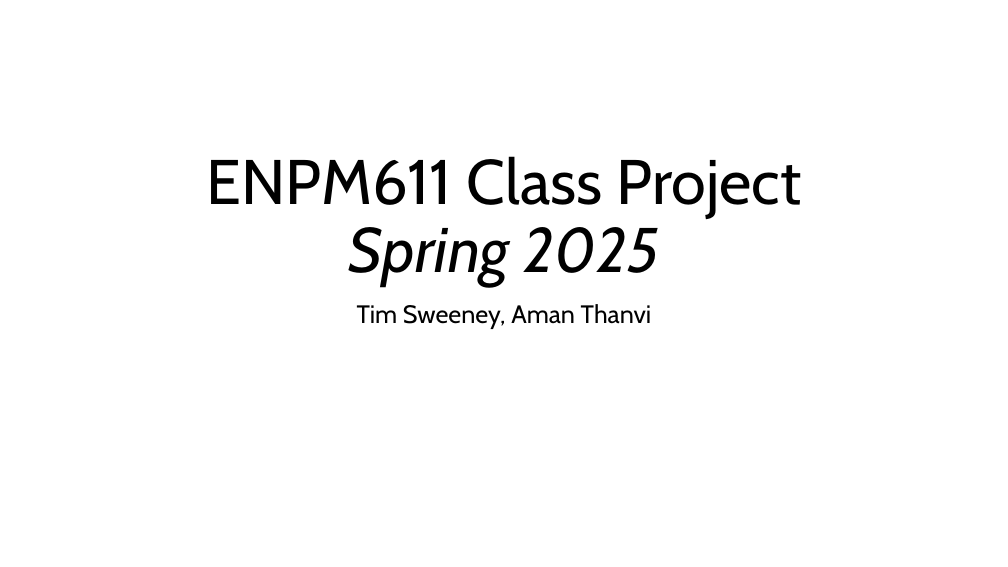
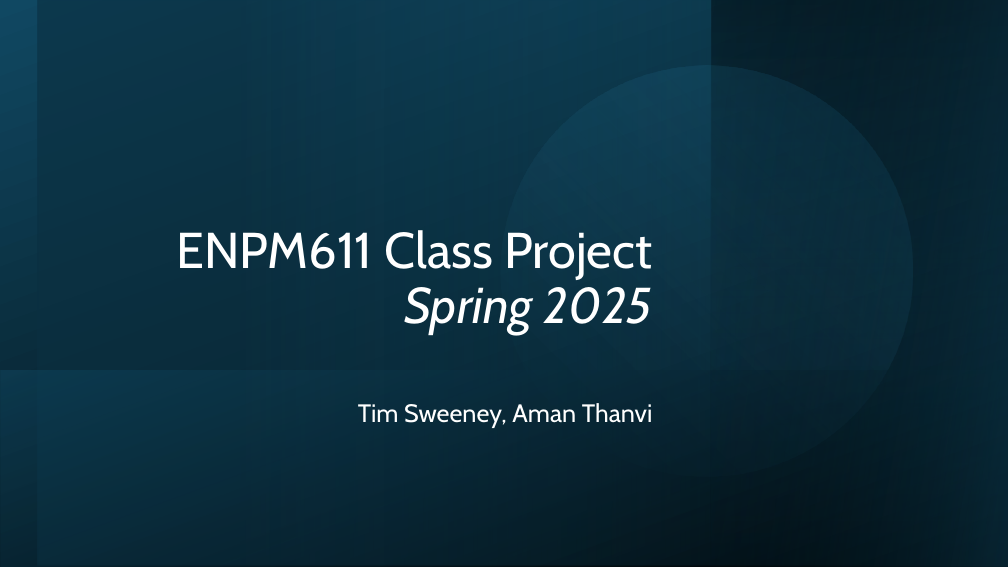
Before and after one commit to timsweeney7/enpm611-project-app, a slide deck: slide 1 of presentation/Presentation1.pptx. Drawn at 1008x567 pixels with LibreOffice and Linux fonts; fonts in the diff are those of the drawing. Boxes give left, top, right and bottom in pixels: in the first picture for what was removed or moved away, otherwise in the second. Text is boxed around its words. In the diff, an @@ line names an element or a change of style, - is before the commit and + after.

```diff
--- a/presentation/Presentation1.pptx
+++ b/presentation/Presentation1.pptx
@@ rectangle added at (x1=0, y1=0, x2=1008, y2=567), fill gradient #000000 to #104862 @@
@@ rectangle added at (x1=38, y1=0, x2=1008, y2=566), fill gradient #0B3041 to #156082 @@
@@ ellipse added at (x1=453, y1=18, x2=960, y2=523), fill gradient #156082 to #46B1E1 @@
@@ rectangle added at (x1=711, y1=0, x2=1008, y2=567), fill gradient #104862 to #000000 @@
@@ rectangle added at (x1=712, y1=0, x2=1008, y2=567), fill gradient #104862 to #000000 @@
@@ title "ENPM611 Class Project Spring 2025" moved from (x1=206, y1=156, x2=802, y2=287) to (x1=176, y1=230, x2=652, y2=334) @@
@@ title "ENPM611 Class Project Spring 2025" at (x1=176, y1=230, x2=652, y2=334): size 60 to 48 pt, text colour #000000 to #FFFFFF; alignment centre to right @@
@@ rectangle added at (x1=1, y1=371, x2=1008, y2=567), fill gradient #104862 to #000000 @@
@@ subtitle "Tim Sweeney, Aman Thanvi" moved from (x1=357, y1=304, x2=652, y2=329) to (x1=358, y1=403, x2=653, y2=428) @@
@@ subtitle "Tim Sweeney, Aman Thanvi" at (x1=358, y1=403, x2=653, y2=428): text colour #000000 to #FFFFFF; alignment centre to right @@
```
Also in this commit, not shown: 9 other slides changed, 6 slides added, 1 slide removed.
